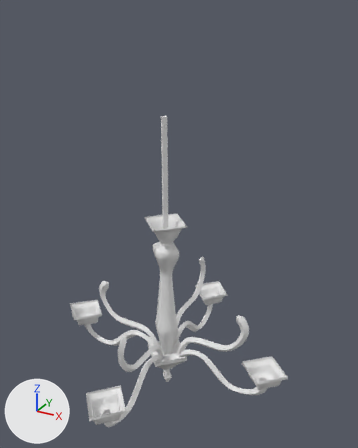
The FBX model PlayAwardSrc/Assets/PlayAward/Gfx/FBX/lampara_techo/lampara_techo.FBX as it was, and as the next commit left it.
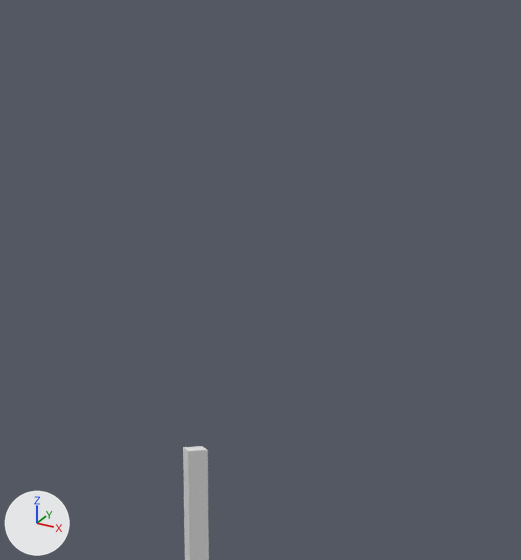
Each version is shown whole from a 50 mm camera at (2.54, -4.37, 14.02) aimed at (0.1, 0.07, 11.8), then close up on the part from 32% to 69% of the width and 0% to 32% of the height. Every picture has the same lights, and +X, +Y and +Z are marked at lower left. Where no turn or scale is listed for an object, it has been applied to the vertices.

The first close-up shows 'lampara_tronco'.
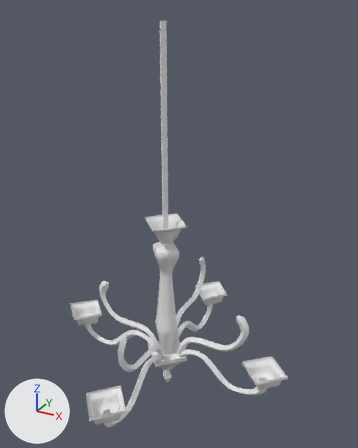
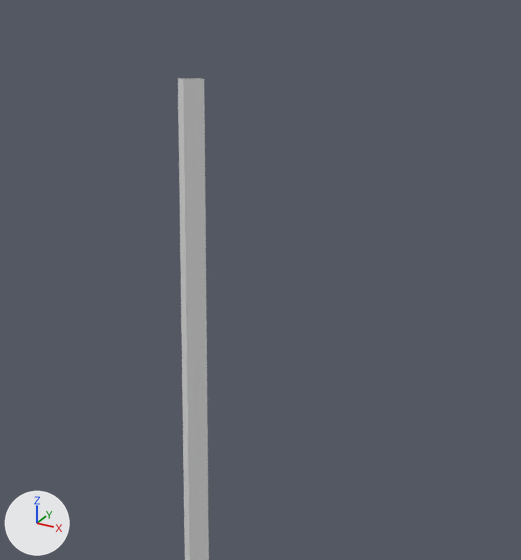
The newer file is also turned or shifted as a whole; pictures and numbers use the older file's frame.

What the commit changed:
me_mesh is used by ob_lampara_tronco; location (-0.023, -0.02, 11.408).
me_mesh had 1516 vertices, 1470 faces and spanned x -1.53..1.53, y -1.53..1.53, z -1.81..1.59.
me_mesh now has 1516 vertices, 2934 faces and spans x -1.53..1.53, y -1.53..1.53, z -1.81..2.48.
me_mesh part 1: 4 vertices moved from x -0.04..0.03, y -0.04..0.04, z 1.59 to x -0.04..0.03, y -0.04..0.04, z 2.48.

Where the change shows, as pixel boxes (x1, y1, x2, y2) in the close-ups (521 x 560 px):
'lampara_tronco', reshaped: before (183, 446, 209, 560); after (178, 78, 209, 560)
